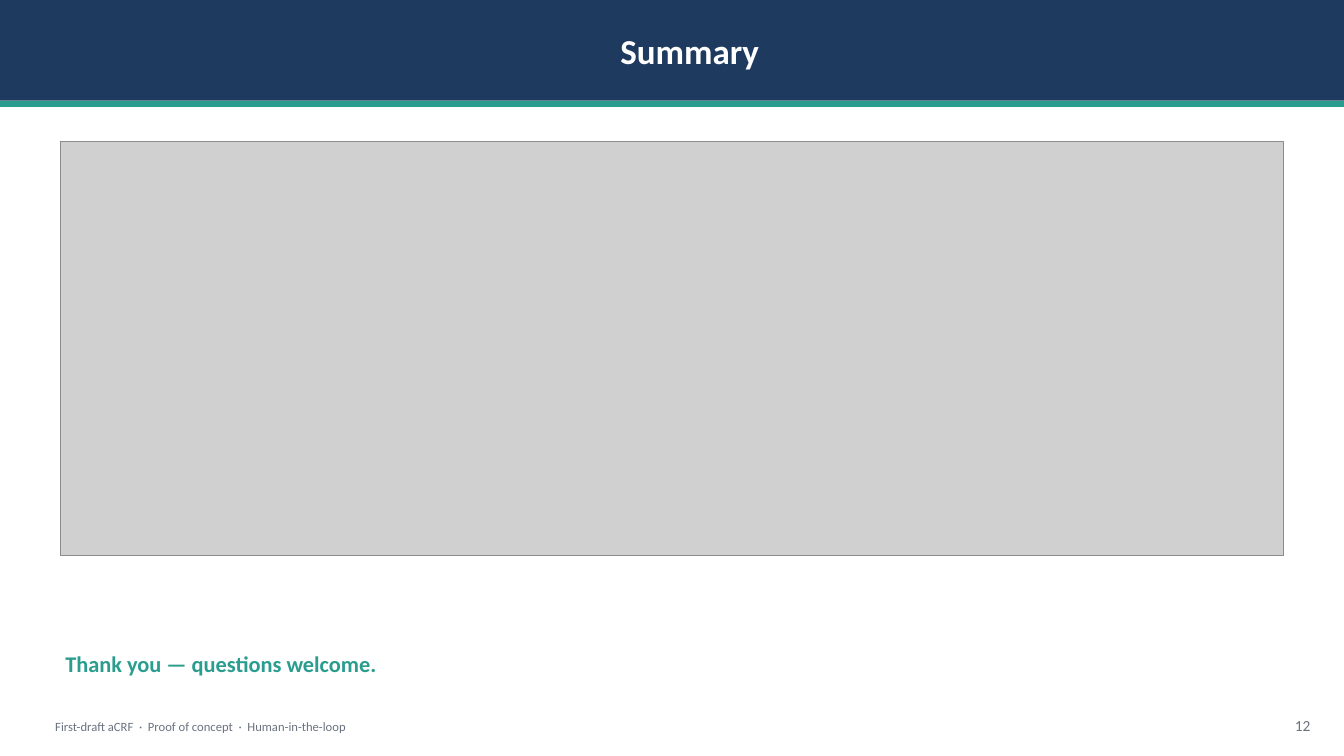
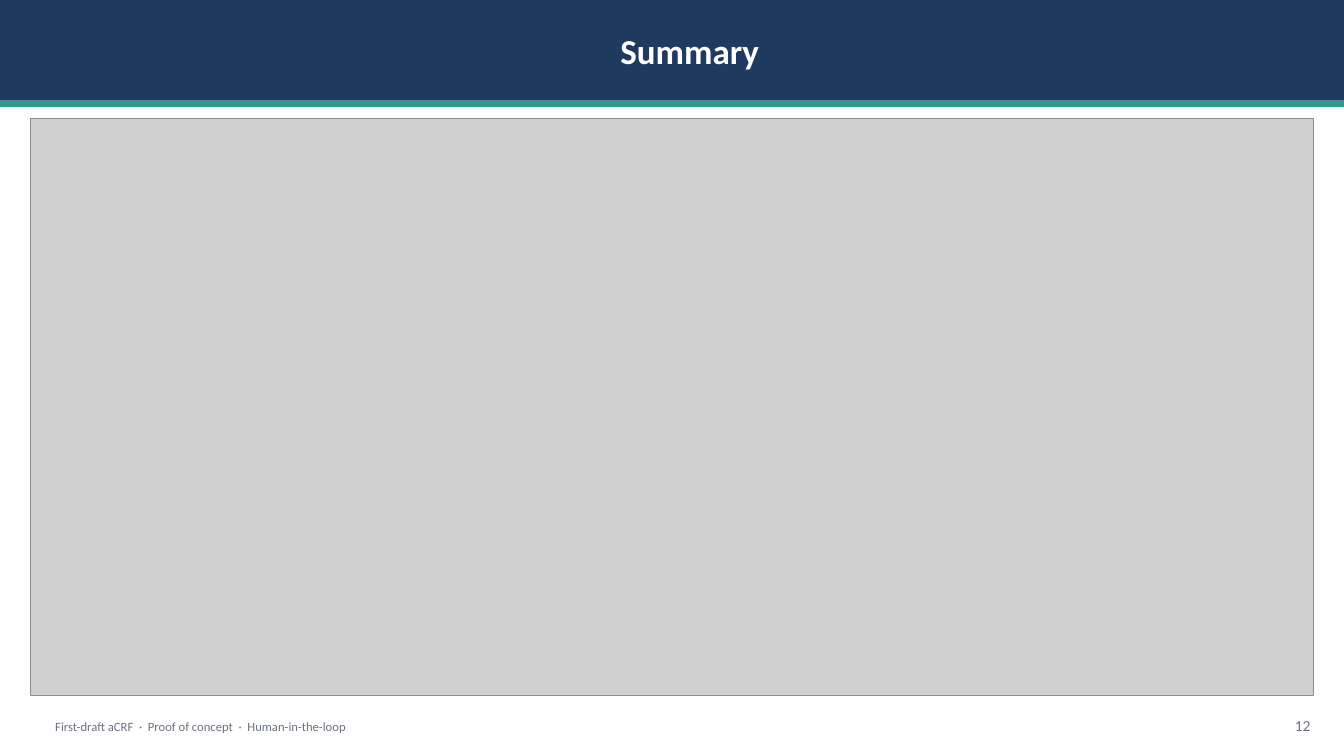
Before and after one commit to clonefutura10/design-repo, a slide deck: slide 12 of DEMO_new.pptx. Drawn at 1344x756 pixels with LibreOffice and Linux fonts; fonts in the diff are those of the drawing; grey boxes stand for pictures. Boxes give left, top, right and bottom in pixels: in the first picture for what was removed or moved away, otherwise in the second. Text is boxed around its words. In the diff, an @@ line names an element or a change of style, - is before the commit and + after.

```diff
--- a/DEMO_new.pptx
+++ b/DEMO_new.pptx
@@ picture: place and size @@
-picture at [60,141,1284,556]
+picture at [30,119,1314,696]
@@ text removed at [65,656,377,676] @@
-Thank you — questions welcome.
```
Also in this commit, not shown: 9 other slides changed.
